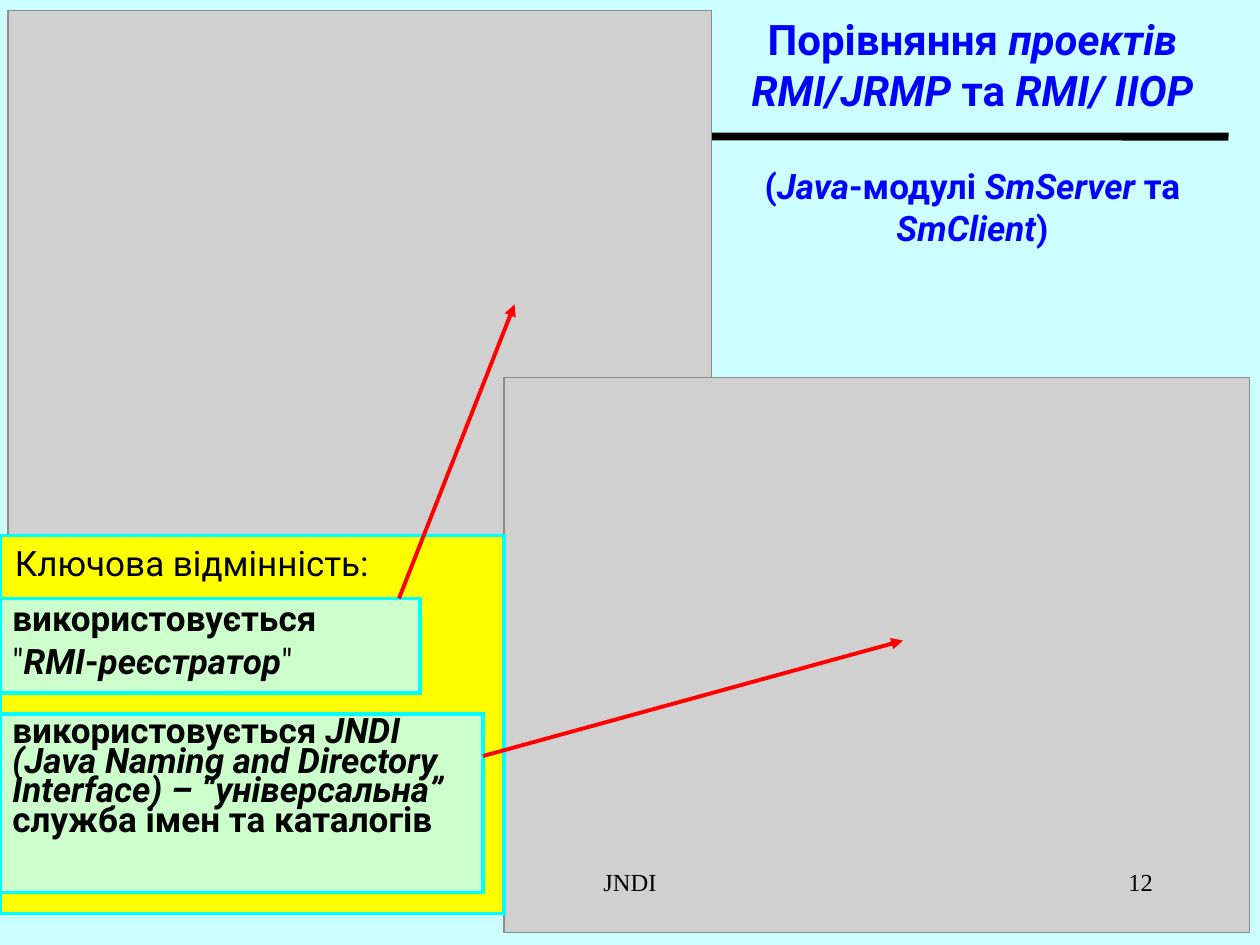
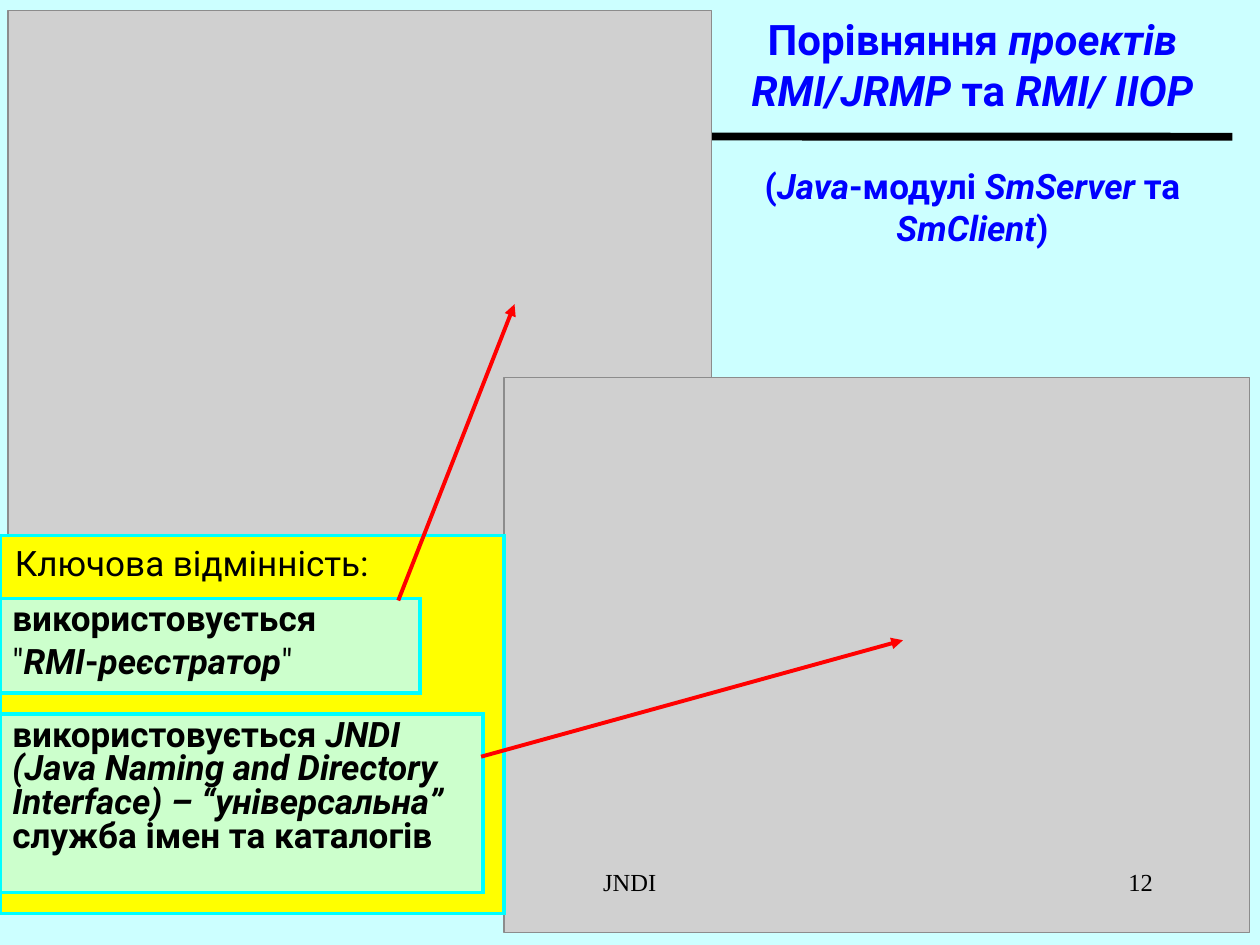
Before and after one commit to magistrs2016/magistrs2016.github.io, a slide deck: slide 12 of it/it_demo05/W33_JNDI_(16)2008.ppt. Drawn at 1260x945 pixels with LibreOffice and Linux fonts; fonts in the diff are those of the drawing; grey boxes stand for pictures. Boxes give left, top, right and bottom in pixels: in the first picture for what was removed or moved away, otherwise in the second. Text is boxed around its words. In the diff, an @@ line names an element or a change of style, - is before the commit and + after.

```diff
--- a/it/it_demo05/W33_JNDI_(16)2008.ppt
+++ b/it/it_demo05/W33_JNDI_(16)2008.ppt
@@ rectangle "використовується JNDI (Java Naming and ..." at box(0, 714, 483, 893): line spacing 0.7 to 0.8 @@
```
Also in this commit, not shown: 6 other slides changed, 9 other files.
